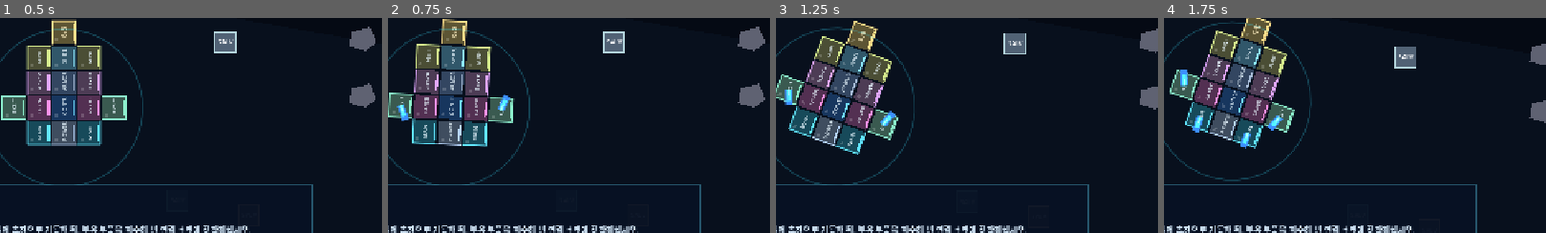
Above: before the commit, frames 1-4 (left to right).
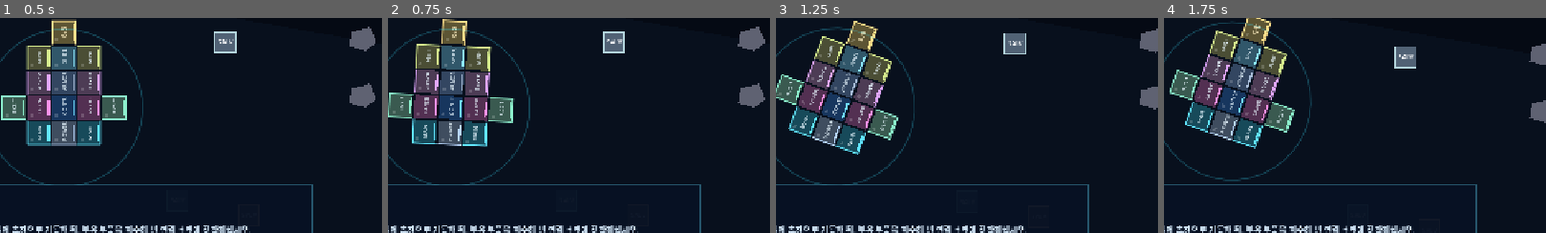
Above: after the commit, the same moments.

Repository: alex-kang-ovdr/GoDotProjects
Game: Godot game, scene res://Main.tscn
Two runs of this game, one before a commit and one after it. Both use one fixed random seed, a clock stepped at 60 frames per second and the inputs below.
Inputs (mouse positions are % of the whole screen's width and height, from its top left):
- Up to frame 1 (0.5 s): no input
- Up to frame 2 (0.75 s): tap Enter at 0.5 s; move the mouse to (72, 45) at 0.52 s; hold D (turn_right) from 0.53 s (still down); hold Shift from 0.53 s (still down); click (72, 45) at 0.67 s
- Up to frame 3 (1.25 s): keep holding D (turn_right); keep holding Shift
- Up to frame 4 (1.75 s): release D (turn_right) at 1.25 s; release Shift at 1.25 s; drag from (30, 55) to (45, 70) at 1.27 s
The pictures show only the part of the screen within x 42-92%, y 29-79%; the shares and areas given below are measured in that part.

Frame 1 is identical in both runs. In frame 2, 0.3% of the frame differs, in the area x 2-32%, y 35-48%; in frame 3, 0.3%; in frame 4, 0.6%, in the area x 4-32%, y 24-61%.

Commit message:
[Cap] feat: 추진기 불꽃 연기 파티클 효과 적용

Diff:
--- /dev/null
+++ b/Godot/assets/effects/thruster_flame.svg
@@ -0,0 +1,12 @@
+<svg xmlns="http://www.w3.org/2000/svg" width="64" height="64" viewBox="0 0 64 64">
+  <defs>
+    <radialGradient id="g" cx="50%" cy="50%" r="50%">
+      <stop offset="0" stop-color="#ffffff" stop-opacity="1"/>
+      <stop offset="0.22" stop-color="#b8fbff" stop-opacity="0.98"/>
+      <stop offset="0.55" stop-color="#31d9ff" stop-opacity="0.8"/>
+      <stop offset="1" stop-color="#1680ff" stop-opacity="0"/>
+    </radialGradient>
+  </defs>
+  <circle cx="32" cy="32" r="30" fill="url(#g)"/>
+  <path d="M32 4 C45 20 46 33 32 60 C18 33 19 20 32 4Z" fill="#e5ffff" fill-opacity="0.62"/>
+</svg>
--- /dev/null
+++ b/Godot/assets/effects/thruster_smoke.svg
@@ -0,0 +1,12 @@
+<svg xmlns="http://www.w3.org/2000/svg" width="64" height="64" viewBox="0 0 64 64">
+  <defs>
+    <radialGradient id="g" cx="50%" cy="50%" r="50%">
+      <stop offset="0" stop-color="#dcecff" stop-opacity="0.42"/>
+      <stop offset="0.5" stop-color="#7892a8" stop-opacity="0.25"/>
+      <stop offset="1" stop-color="#3b4a5b" stop-opacity="0"/>
+    </radialGradient>
+  </defs>
+  <circle cx="32" cy="32" r="30" fill="url(#g)"/>
+  <circle cx="23" cy="28" r="14" fill="#aabed0" fill-opacity="0.15"/>
+  <circle cx="42" cy="38" r="16" fill="#526779" fill-opacity="0.18"/>
+</svg>
--- a/Godot/scripts/enemy_ship.gd
+++ b/Godot/scripts/enemy_ship.gd
@@ -60,6 +60,7 @@
 		model.add("bullet_bay", Vector2i(1, 1))
 	shield_layers = model.shield_capacity()
 	refresh_mass()
+	rebuild_exhaust_particles()
 	queue_redraw()
 
 func _physics_process(delta: float) -> void:
--- a/Godot/scripts/main.gd
+++ b/Godot/scripts/main.gd
@@ -283,6 +283,7 @@
 		if part != null and part.kind != "core":
 			held_part = player.model.remove(part.uid)
 			player.refresh_mass()
+			player.rebuild_exhaust_particles()
 			player.queue_redraw()
 			announce("장착 부품 이동: 빈 연결 소켓에 놓으세요.")
 		return
@@ -329,6 +330,7 @@
 		var attached_tutorial_part := held_source != null and held_source.narrative_tag == "tutorial_salvage"
 		var attached_quest_tag := "" if held_source == null else held_source.narrative_tag
 		player.refresh_mass()
+		player.rebuild_exhaust_particles()
 		player.queue_redraw()
 		announce("장착 완료: 질량 %.1f / 방어막 %d층" % [player.model.total_mass(), player.model.shield_capacity()])
 		salvage_count += 1 if held_source != null else 0
@@ -352,6 +354,7 @@
 	else:
 		player.model.parts.append(held_part)
 		player.refresh_mass()
+		player.rebuild_exhaust_particles()
 		player.queue_redraw()
 		announce("유효한 연결 소켓이 아닙니다. 기존 위치에 복귀했습니다.")
 	held_part = null
--- a/Godot/scripts/ship_body.gd
+++ b/Godot/scripts/ship_body.gd
@@ -20,6 +20,7 @@
 var turret_target := Vector2.ZERO
 var is_player := true
 var active_exhausts: Dictionary = {}
+var exhaust_particles: Dictionary = {}
 var hull_bound_radius := 0.0
 
 func _ready() -> void:
@@ -38,6 +39,7 @@
 	model.initialize_player()
 	shield_layers = model.shield_capacity()
 	refresh_mass()
+	rebuild_exhaust_particles()
 	queue_redraw()
 
 func add_collision_shape() -> void:
@@ -60,6 +62,7 @@
 		part.hp = updated_hp
 	refresh_mass()
 	shield_layers = mini(shield_layers, shield_max_layers())
+	rebuild_exhaust_particles()
 
 # 프레임별 AI 범위 판정용. sqrt 없이 중심 간 제곱 거리와 확장 임계값 제곱만 비교한다.
 # range는 두 함선 외곽 사이에 허용하는 간격이며, 조립체가 커지면 각 바운드 스피어가 자동으로 더해진다.
@@ -95,6 +98,7 @@
 	active_exhausts.clear()
 	if absf(forward) < 0.01 and absf(reverse) < 0.01 and absf(turn) < 0.01:
 		apply_neutral_braking()
+		sync_exhaust_particles()
 		return
 	if absf(turn) < 0.01:
 		apply_neutral_angular_braking()
@@ -110,6 +114,7 @@
 		var radial := (Vector2(part.cell) * BalanceData.CELL - model.center_of_mass()).normalized()
 		if radial.length() > 0.01 and absf(turn) > 0.01:
 			apply_module_force(part, radial.orthogonal() * float(part.spec().force) * turn)
+	sync_exhaust_particles()
 
 func apply_neutral_braking() -> void:
 	var local_velocity := linear_velocity.rotated(-rotation)
@@ -176,6 +181,74 @@
 	apply_force(world_force, module_force_offset(part).rotated(rotation))
 	active_exhausts[part.uid] = -local_force.normalized()
 
+func rebuild_exhaust_particles() -> void:
+	for entry in exhaust_particles.values():
+		var fire: CPUParticles2D = entry.fire
+		var smoke: CPUParticles2D = entry.smoke
+		if is_instance_valid(fire):
+			fire.queue_free()
+		if is_instance_valid(smoke):
+			smoke.queue_free()
+	exhaust_particles.clear()
+	for part in model.parts:
+		if part.spec().get("actuator", "") == "":
+			continue
+		var fire := make_exhaust_particles(false)
+		var smoke := make_exhaust_particles(true)
+		fire.position = Vector2(part.cell) * BalanceData.CELL
+		smoke.position = fire.position
+		add_child(fire)
+		add_child(smoke)
+		exhaust_particles[part.uid] = {"fire": fire, "smoke": smoke}
+
+func make_exhaust_particles(smoke: bool) -> CPUParticles2D:
+	var particles := CPUParticles2D.new()
+	particles.name = "SmokeParticles" if smoke else "FlameParticles"
+	particles.amount = VisualData.THRUSTER_SMOKE_AMOUNT if smoke else VisualData.THRUSTER_FLAME_AMOUNT
+	particles.lifetime = 0.62 if smoke else 0.24
+	particles.preprocess = particles.lifetime
+	particles.local_coords = true
+	particles.emitting = false
+	particles.z_index = -2 if smoke else -1
+	particles.texture = particle_texture(smoke)
+	particles.direction = Vector2.LEFT
+	particles.spread = 18.0 if smoke else 10.0
+	particles.gravity = Vector2.ZERO
+	particles.initial_velocity_min = 32.0 if smoke else 110.0
+	particles.initial_velocity_max = 68.0 if smoke else 180.0
+	particles.scale_amount_min = 0.18 if smoke else 0.22
+	particles.scale_amount_max = 0.42 if smoke else 0.48
+	particles.damping_min = 12.0 if smoke else 4.0
+	particles.damping_max = 28.0 if smoke else 12.0
+	return particles
+
+func particle_texture(smoke: bool) -> Texture2D:
+	var path := VisualData.THRUSTER_SMOKE_TEXTURE if smoke else VisualData.THRUSTER_FLAME_TEXTURE
+	if ResourceLoader.exists(path, "Texture2D"):
+		var imported := load(path) as Texture2D
+		if imported != null:
+			return imported
+	var image := Image.create(32, 32, false, Image.FORMAT_RGBA8)
+	var center := Vector2(15.5, 15.5)
+	for y in range(32):
+		for x in range(32):
+			var distance := center.distance_to(Vector2(x, y)) / 16.0
+			var alpha := clampf(1.0 - distance, 0.0, 1.0) * (0.42 if smoke else 0.86)
+			var color := Color("8aa0b2", alpha) if smoke else Color("58eaff", alpha)
+			image.set_pixel(x, y, color)
+	return ImageTexture.create_from_image(image)
+
+func sync_exhaust_particles() -> void:
+	for uid in exhaust_particles:
+		var entry: Dictionary = exhaust_particles[uid]
+		var active := active_exhausts.has(uid)
+		var direction: Vector2 = active_exhausts.get(uid, Vector2.LEFT)
+		for particle in [entry.fire, entry.smoke]:
+			particle.emitting = active
+			if active:
+				particle.direction = direction
+				particle.rotation = direction.angle()
+
 func module_force_offset(part: PartData) -> Vector2:
 	return Vector2(part.cell) * BalanceData.CELL - model.center_of_mass()
 
@@ -266,6 +339,7 @@
 	break_shake_time = 0.16
 	var detached := model.detach_disconnected()
 	refresh_mass()
+	rebuild_exhaust_particles()
 	queue_redraw()
 	return detached
 
@@ -280,9 +354,6 @@
 		shake = Vector2(sin(Time.get_ticks_msec() * 0.11), cos(Time.get_ticks_msec() * 0.16)) * break_shake
 	for part in model.parts:
 		draw_part(part, shake, hull_cells)
-	for part in model.parts:
-		if active_exhausts.has(part.uid):
-			draw_exhaust(part, active_exhausts[part.uid], shake)
 	if shield_layers > 0:
 		var alpha: float = VisualData.SHIELD_LAYER_OPACITY[shield_layers]
 		draw_arc(shake, 132.0, 0.0, TAU, 40, Color(0.22, 0.88, 1.0, alpha), 2.0, true)
@@ -321,10 +392,3 @@
 	var bar_width := 28.0
 	draw_rect(Rect2(center + Vector2(-bar_width * 0.5, 15), Vector2(bar_width, 3)), Color(0.02, 0.04, 0.09, 0.78), true)
 	draw_rect(Rect2(center + Vector2(-bar_width * 0.5, 15), Vector2(bar_width * clampf(part.hp / maxf(part.max_hp, 1.0), 0.0, 1.0), 3)), stroke, true)
-
-func draw_exhaust(part: PartData, direction: Vector2, shake: Vector2) -> void:
-	var center := Vector2(part.cell) * BalanceData.CELL + shake
-	var end := center + direction * VisualData.EXHAUST_LENGTH
-	draw_line(center, end, VisualData.THRUSTER_COLORS[2], 11.0, true)
-	draw_line(center, center.lerp(end, 0.72), VisualData.THRUSTER_COLORS[0], 6.0, true)
-	draw_line(center, center.lerp(end, 0.38), VisualData.THRUSTER_COLORS[1], 2.2, true)
--- a/Godot/scripts/visual_tuning.gd
+++ b/Godot/scripts/visual_tuning.gd
@@ -9,5 +9,9 @@
 const STRUCTURE_BREAK_SHAKE := 4.5
 const THRUSTER_COLORS := [Color("55f4ff"), Color("b7fbff"), Color("3c8fff")]
 const EXHAUST_LENGTH := 25.0
+const THRUSTER_FLAME_TEXTURE := "res://assets/effects/thruster_flame.svg"
+const THRUSTER_SMOKE_TEXTURE := "res://assets/effects/thruster_smoke.svg"
+const THRUSTER_FLAME_AMOUNT := 18
+const THRUSTER_SMOKE_AMOUNT := 10
 const SOCKET_COLOR := Color("ffe082", 0.82)
 const SOCKET_VALID_COLOR := Color("8cf0cd", 0.98)
--- a/Godot/tests/physics_smoke.gd
+++ b/Godot/tests/physics_smoke.gd
@@ -25,6 +25,11 @@
 	await physics_frame
 	var speed_after_thrust := ship.linear_velocity.length()
 	expect(speed_after_thrust > 0.01, "실제 추력으로 선형 속도 생성")
+	expect(ship.exhaust_particles.size() == 6, "추진기별 불꽃·연기 파티클 생성")
+	var first_exhaust: Dictionary = ship.exhaust_particles.values()[0]
+	expect(first_exhaust.fire.emitting and first_exhaust.smoke.emitting, "추력 입력 시 불꽃·연기 방출")
+	ship.apply_player_thrusters(0.0, 0.0, 0.0)
+	expect(not first_exhaust.fire.emitting and not first_exhaust.smoke.emitting, "추력 해제 시 파티클 방출 중지")
 	await physics_frame
 	var speed_after_damping := ship.linear_velocity.length()
 	expect(speed_after_damping < speed_after_thrust, "웹 기준 지수 감쇠가 물리 스텝에 적용")
Not shown, added: docs/THRUSTER_EFFECT_DESIGN.md
